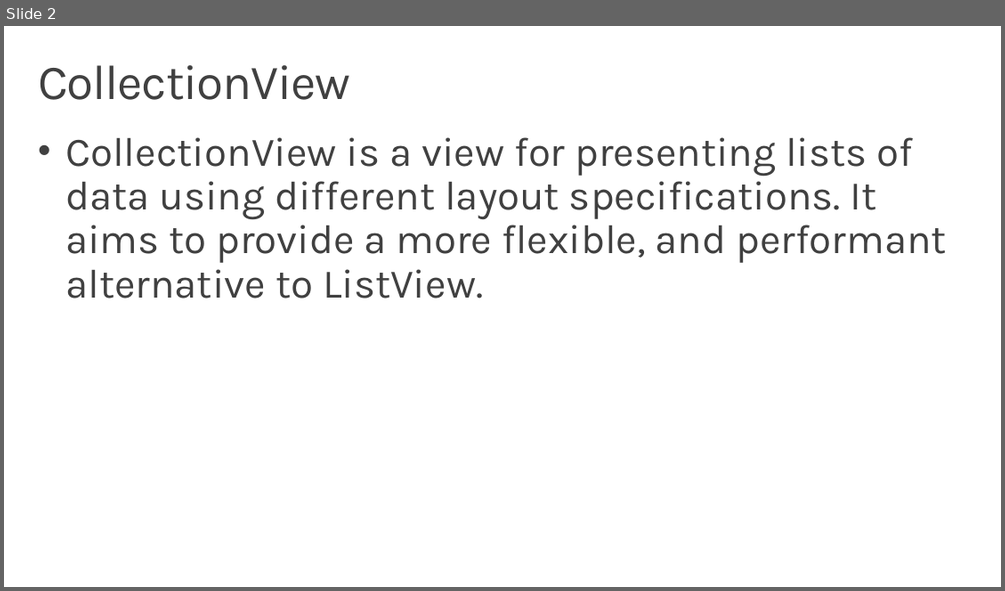
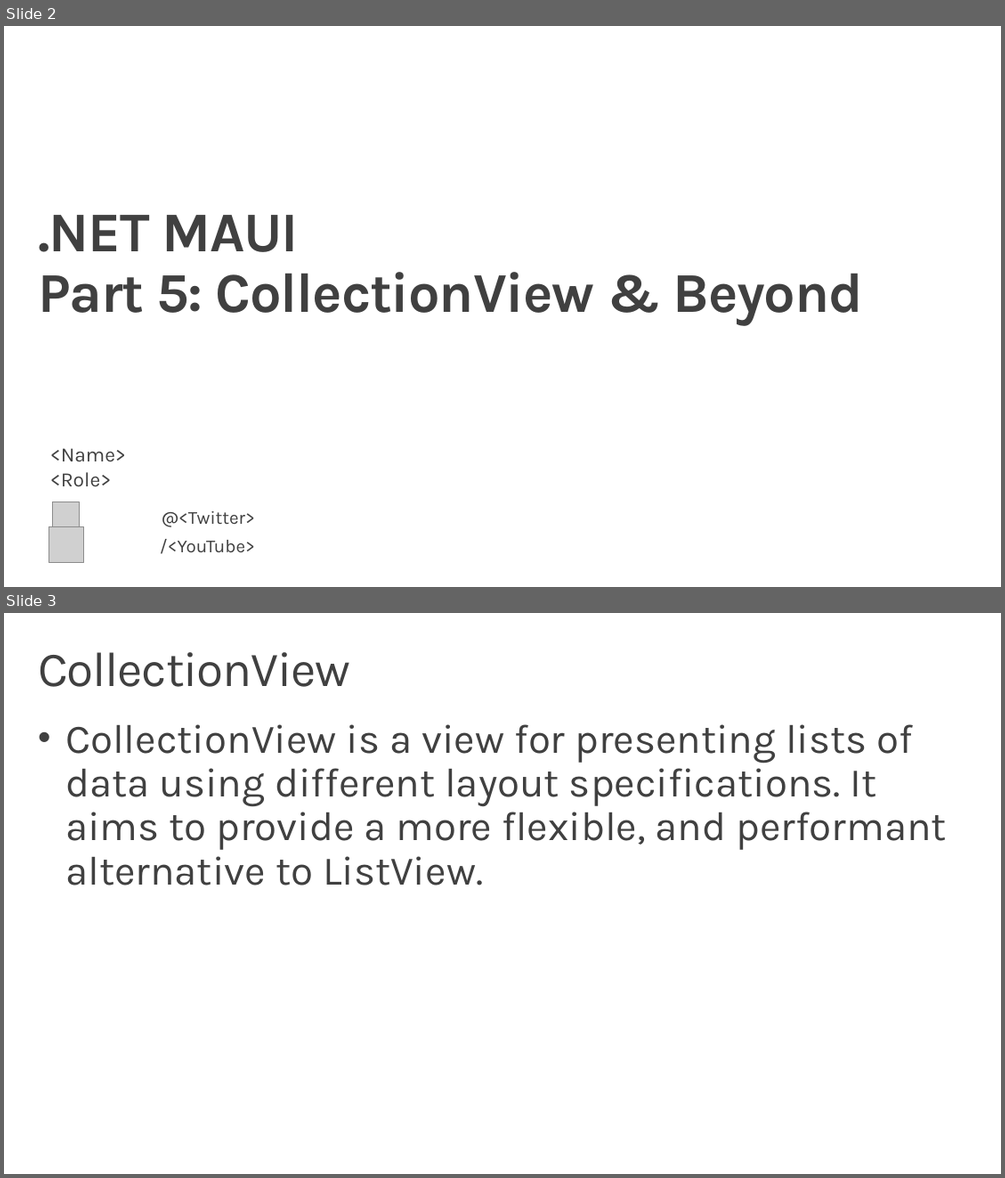
Before and after one commit to dotnet-presentations/dotnet-maui-workshop, a slide deck: Slides/Workshop5 - CollectionView.pptx. Shown one above the other, each under a label of ours: slide 2 before the commit, slides 2 and 3 after it. The pictures are 1005x591 and 1005x1178 pixels, drawn with LibreOffice and Linux fonts; fonts in the diff are those of the drawing; grey boxes stand for pictures; background and template pictures are left out. Boxes give left, top, right and bottom in pixels: in the first picture for what was removed or moved away, otherwise in the second. Text is boxed around its words. In the diff, an @@ line names an element or a change of style, - is before the commit and + after.

```diff
--- a/Slides/Workshop5 - CollectionView.pptx
+++ b/Slides/Workshop5 - CollectionView.pptx
@@ slide 2 added at (4,26,1001,587), background #FFFFFF @@
@@ title added at (38,215,863,326), 54 pt, text #404040, bold @@
+.NET MAUI
+Part 5: CollectionView & Beyond
@@ text added at (50,448,126,487), 19.6 pt, text #404040 @@
+<Name>
+<Role>
@@ picture added at (53,501,80,529) @@
@@ picture added at (48,527,84,562) @@
@@ text added at (160,511,255,554), 17.6 pt, text #404040 @@
+@<Twitter>
+/<YouTube>
@@ what was slide 2 is now slide 3 @@
```
Also in this commit, not shown: 2 slides changed, 1 other slide added, 5 other files.
